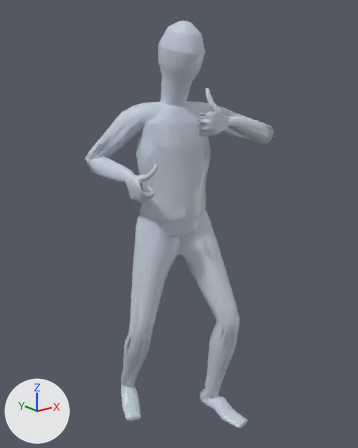
The glTF model app/assets/anims/Base/sword_shield_block_hit.glb: old version first, new version second.
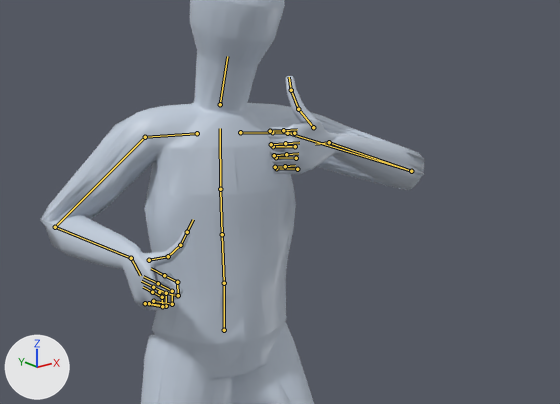
Each version appears first whole from a 50 mm camera at (-1.262, -1.619, 1.556) aimed at (-0.004, -0.047, 0.927), and next in a close-up on the part from 18% to 95% of the width and 11% to 56% of the height. The lights are fixed; the arrows at lower left show +X, +Y and +Z. The last two pictures show the newer version. Both versions are drawn at frame 11 of the action 'Animation'; the numbers are the values there. The bones that change, and the others that lie on the model, are drawn over the model as lines in the close-ups.

Objects in the first close-up: 'Body_human_male'.
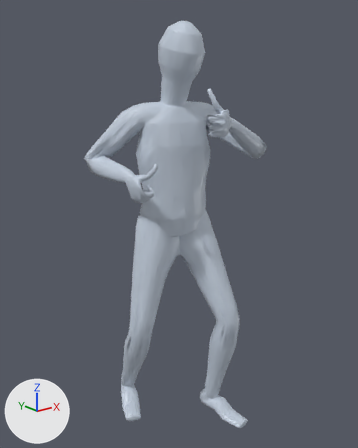
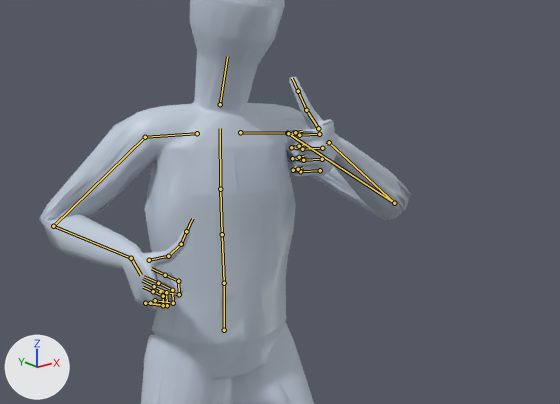
Location of each change, [x1, y1, x2, y2] in pixels of the close-ups (560 x 404 px):
'Body_human_male', posed: before [41, 0, 425, 404]; after [39, 0, 411, 404]
bone 'mixamorig:LeftArm', root to tip: before (287, 133) to (411, 171); after (287, 133) to (394, 203)
bone 'mixamorig:LeftHand', root to tip: before (329, 142) to (315, 144); after (329, 142) to (326, 144)

The edits, one by one:
Bone 'mixamorig:LeftArm' (bone_mixamorig_leftarm) turns from (-9, -16, -46) to (-24, -27, -43) degrees about its own x, y and z.
Bone 'mixamorig:LeftHand' (bone_mixamorig_lefthand) turns from (-58, -72, 60) to (-24, -54, 56) degrees about its own x, y and z.
